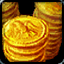
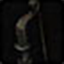
Layer changes from the first 64px x 64px image to the second:
added layer "Layer 2" above "Layer 1" over [0, 0, 64, 64]
added layer "INV_Jewelry_Ring_03" above "INV_Jewelry_Necklace_01" over [0, 0, 64, 64]
added layer "INV_Jewelry_Necklace_01" above "INV_Jewelry_Amulet_05" over [0, 0, 64, 64]
added layer "INV_Jewelry_Amulet_05" above "INV_Shoulder_09" over [0, 0, 64, 64]
added layer "INV_Shoulder_09" above "INV_Shirt_GuildTabard_01" over [0, 0, 64, 64]
added layer "INV_Shirt_GuildTabard_01" above "INV_Shirt_White_01" over [0, 0, 64, 64]
added layer "INV_Shirt_White_01" above "Plate04" over [0, 0, 64, 64]
added layer "Plate04" above "Coin_02" over [0, 0, 64, 64]
hid "Coin_02" over [2, 2, 62, 62]
hid "Spell_Frost_Stun" over [0, 0, 64, 64]
